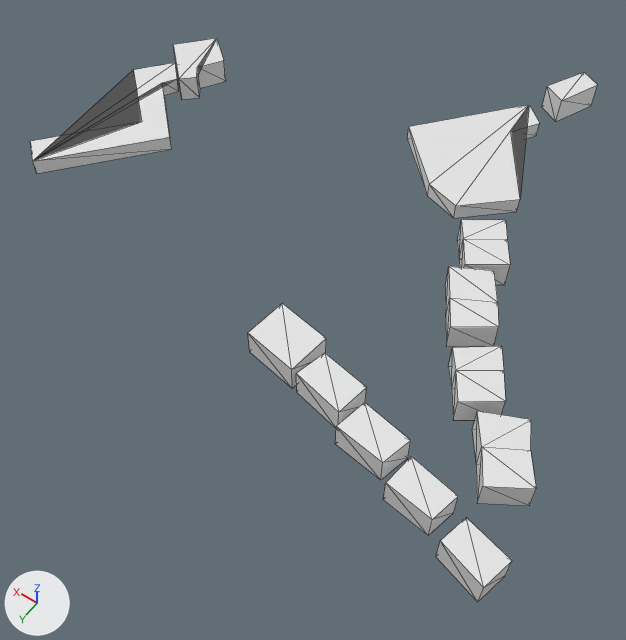
The glTF model output/glb/tile_768.glb, before and after one commit.
One viewpoint serves both versions: a camera (50 mm lens) standing at (-105.0, 198.0, 219.0) and looking at (5.0, 44.0, -24.0). The lights are fixed; the arrows at lower left show +X, +Y and +Z. The older version comes first. Mesh edges are drawn as thin lines. Vertices at exactly the same position are counted once.
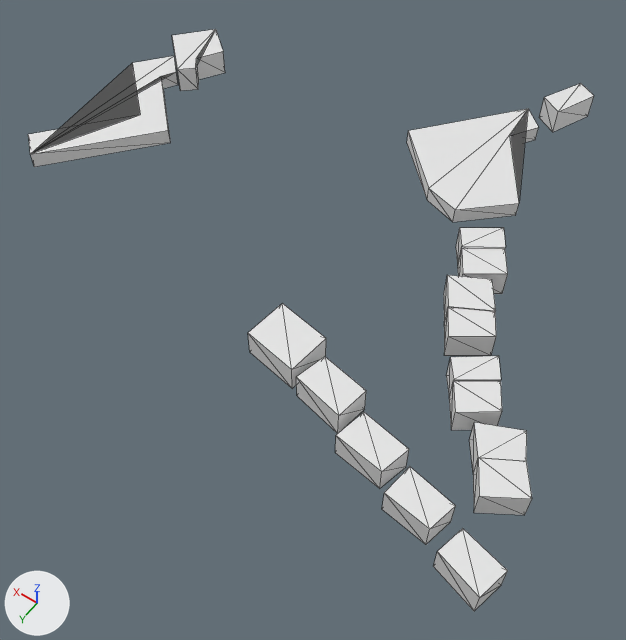
What differs and where, as boxes [x1, y1, x2, y2] in the pictures (626 x 640 px; the box of a moved part takes in the faces that stretch with it):
'Mesh_0', reshaped: before [31, 38, 597, 602]; after [28, 29, 594, 611]
part 1 of me_mesh_0, moved or reshaped: before [31, 63, 179, 173]; after [28, 56, 178, 167]
part 2 of me_mesh_0, moved or reshaped: before [407, 105, 540, 218]; after [407, 109, 539, 222]
part 3 of me_mesh_0, moved or reshaped: before [296, 353, 367, 428]; after [296, 356, 366, 434]
part 4 of me_mesh_0, moved or reshaped: before [336, 403, 411, 480]; after [335, 412, 409, 489]
part 5 of me_mesh_0, moved or reshaped: before [383, 456, 458, 536]; after [382, 466, 455, 544]
part 6 of me_mesh_0, moved or reshaped: before [542, 72, 597, 121]; after [456, 228, 505, 264]
part 7 of me_mesh_0, moved or reshaped: before [436, 518, 512, 602]; after [458, 248, 508, 294]
part 8 of me_mesh_0, added: after [444, 275, 496, 325]
part 9 of me_mesh_0, added: after [444, 307, 496, 356]
part 10 of me_mesh_0, added: after [446, 356, 501, 398]
part 11 of me_mesh_0, added: after [449, 381, 502, 430]
part 12 of me_mesh_0, added: after [433, 528, 508, 611]
part 13 of me_mesh_0, added: after [539, 83, 594, 132]
part 14 of me_mesh_0, moved or reshaped: before [173, 38, 226, 99]; after [172, 29, 225, 91]
part 15 of me_mesh_0, deleted: before [445, 266, 499, 347]
part 16 of me_mesh_0, deleted: before [448, 346, 506, 420]
part 17 of me_mesh_0, deleted: before [457, 220, 510, 285]
part 18 of me_mesh_0, moved or reshaped: before [472, 411, 536, 506]; after [469, 422, 532, 515]

What the commit changed:
me_mesh_0 is used by ob_mesh_0; location (0.0, 0.0, 0.0).
me_mesh_0 had 138 vertices, 197 faces and spanned x -95.0..126.0, y -97.0..109.0, z 0.0..10.0.
me_mesh_0 now has 154 vertices, 197 faces and spans x -95.0..126.0, y -97.0..109.0, z -7.0..14.0.
me_mesh_0 part 1: the loose piece of 16 vertices spanning x 85.0..126.0, y -12.0..62.0, z 0.0..6.0 is moved by (0.0, 0.0, 3.0).
me_mesh_0 part 2: the loose piece of 14 vertices spanning x -36.0..16.0, y -71.0..-7.0, z 0.0..6.0 is moved by (0.0, 0.0, -2.0).
me_mesh_0 part 3: the loose piece of 8 vertices spanning x -37.0..-18.0, y 73.0..88.0, z 0.0..10.0 is moved by (0.0, 0.0, -2.0).
me_mesh_0 part 4: the loose piece of 8 vertices spanning x -56.0..-37.0, y 81.0..94.0, z 0.0..10.0 is moved by (0.0, 0.0, -5.0).
me_mesh_0 part 5: the loose piece of 8 vertices spanning x -75.0..-58.0, y 88.0..101.0, z 0.0..10.0 is moved by (0.0, 0.0, -6.0).
me_mesh_0 part 6: the loose piece of 8 vertices spanning x -33.0..-17.0, y -97.0..-75.0, z 0.0..10.0 is turned 149.7 degrees about the z axis through its middle and scaled by 0.861, then moved by (-10.0, 87.0, -4.0).
me_mesh_0 part 7: the loose piece of 8 vertices spanning x -95.0..-78.0, y 95.0..109.0, z 0.0..10.0 is multiplied about its middle by the matrix ((0.664, -0.733, 0.0), (0.733, 0.664, 0.0), (0.0, 0.0, 0.989)), then moved by (47.0, -92.0, -5.0).
me_mesh_0 part 8: the loose piece of 8 vertices spanning x -17.0..3.0, y 66.0..84.0, z 0.0..10.0 is copied, and the copy is turned -141.8 degrees about the z axis through its middle and scaled by 0.83, then moved by (-36.0, -50.0, -4.0); it spans x -53.0..-33.0, y 16.0..34.0, z -4.0..6.0.
me_mesh_0 part 9: the loose piece of 8 vertices spanning x -56.0..-37.0, y 81.0..94.0, z 0.0..10.0 is copied, and the copy is turned 41.4 degrees about the z axis through its middle and scaled by 0.915, then moved by (-2.0, -53.0, -5.0); it spans x -58.0..-40.0, y 26.0..44.0, z -5.0..5.0.
me_mesh_0 part 10: the loose piece of 8 vertices spanning x -33.0..-17.0, y -97.0..-75.0, z 0.0..10.0 is copied, and the copy is turned 151.3 degrees about the z axis through its middle and scaled by 0.842, then moved by (-34.0, 135.0, -5.0); it spans x -66.0..-50.0, y 41.0..56.0, z -5.0..5.0.
me_mesh_0 part 11: the loose piece of 8 vertices spanning x -75.0..-58.0, y 88.0..101.0, z 0.0..10.0 is copied, and the copy is turned -136.3 degrees about the z axis through its middle and scaled by 0.929, then moved by (3.0, -37.0, -6.0); it spans x -72.0..-55.0, y 48.0..66.0, z -6.0..4.0.
me_mesh_0 part 12: the loose piece of 8 vertices spanning x -95.0..-78.0, y 95.0..109.0, z 0.0..10.0 is copied, and the copy is moved by (0.0, 0.0, -7.0); it spans x -95.0..-78.0, y 95.0..109.0, z -7.0..3.0.
me_mesh_0 part 13: the loose piece of 8 vertices spanning x -33.0..-17.0, y -97.0..-75.0, z 0.0..10.0 is copied, and the copy is moved by (0.0, 0.0, -5.0); it spans x -33.0..-17.0, y -97.0..-75.0, z -5.0..5.0.
me_mesh_0 part 14: the loose piece of 12 vertices spanning x 95.0..118.0, y -31.0..-1.0, z 0.0..10.0 is moved by (0.0, 0.0, 4.0).
me_mesh_0 part 15: the loose piece of 12 vertices spanning x -58.0..-33.0, y 16.0..44.0, z 0.0..10.0 is deleted.
me_mesh_0 part 16: the loose piece of 12 vertices spanning x -72.0..-50.0, y 41.0..66.0, z 0.0..10.0 is deleted.
me_mesh_0 part 17: the loose piece of 12 vertices spanning x -49.0..-26.0, y -7.0..19.0, z 0.0..10.0 is deleted.
me_mesh_0 part 18: 12 vertices removed from x -91.0..-67.0, y 59.0..85.0, z 0.0..10.0; 16 vertices added at x -91.0..-67.0, y 59.0..85.0, z -6.0..4.0.
